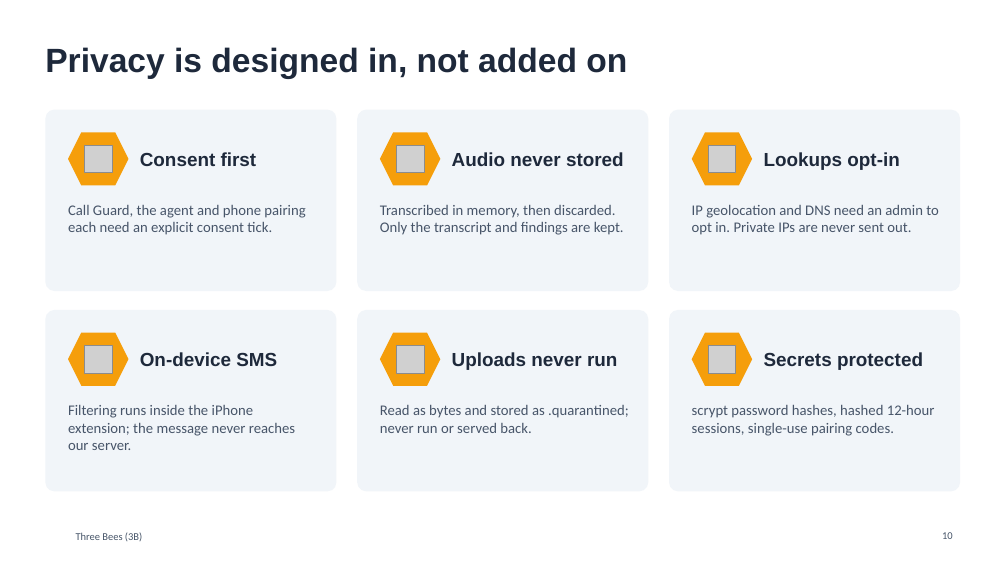
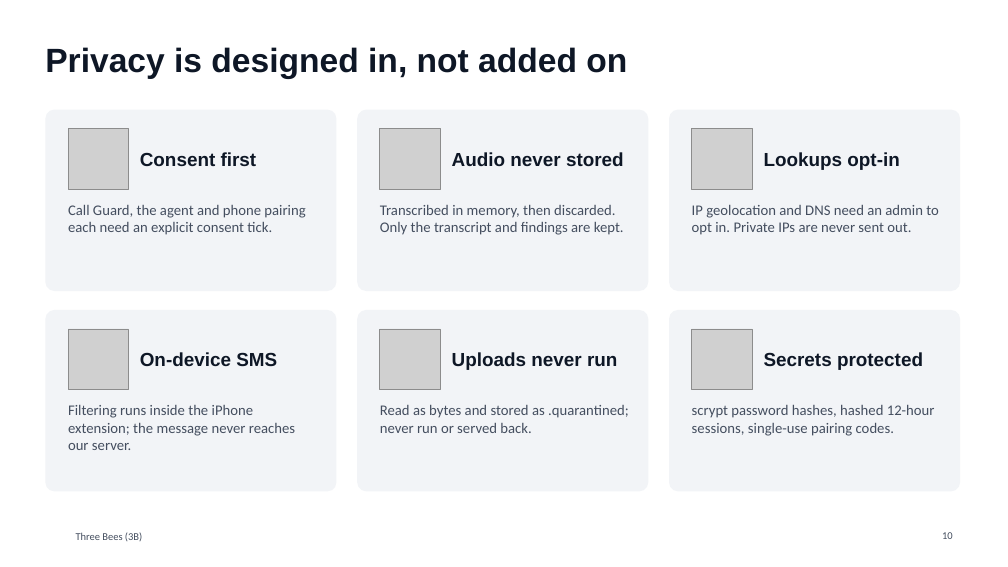
Before and after one commit to Mezx-1/three-bees, a slide deck: slide 10 of docs/presentation/ThreeBees_3B.pptx. Drawn at 1008x567 pixels with LibreOffice and Linux fonts; fonts in the diff are those of the drawing; grey boxes stand for pictures; background and template pictures are left out. Boxes give left, top, right and bottom in pixels: in the first picture for what was removed or moved away, otherwise in the second. Text is boxed around its words. In the diff, an @@ line names an element or a change of style, - is before the commit and + after.

```diff
--- a/docs/presentation/ThreeBees_3B.pptx
+++ b/docs/presentation/ThreeBees_3B.pptx
@@ hexagon removed at box(68, 132, 129, 185) @@
@@ picture added at box(68, 129, 129, 189) @@
@@ picture removed at box(85, 145, 113, 173) @@
@@ hexagon removed at box(380, 132, 441, 185) @@
@@ picture added at box(380, 129, 441, 189) @@
@@ picture removed at box(396, 145, 424, 173) @@
@@ hexagon removed at box(692, 132, 752, 185) @@
@@ picture added at box(692, 129, 752, 189) @@
@@ picture removed at box(709, 145, 737, 173) @@
@@ picture added at box(68, 329, 129, 389) @@
@@ picture added at box(380, 329, 441, 389) @@
@@ fill #F1F5F9 to #F2F4F7 in 6 elements at box(45, 110, 337, 291), box(357, 110, 648, 291), box(669, 110, 960, 291), box(45, 310, 337, 492), box(357, 310, 648, 492), box(669, 310, 960, 492) @@
@@ picture added at box(692, 329, 752, 389) @@
@@ hexagon removed at box(68, 333, 129, 386) @@
@@ picture removed at box(85, 346, 113, 374) @@
@@ hexagon removed at box(380, 333, 441, 386) @@
@@ picture removed at box(396, 346, 424, 374) @@
@@ hexagon removed at box(692, 333, 752, 386) @@
@@ picture removed at box(709, 346, 737, 374) @@
@@ text colour #1E293B to #0E1726 in 7 elements at box(45, 47, 627, 79), box(140, 152, 257, 166), box(452, 152, 624, 166), box(764, 152, 899, 170), box(140, 352, 277, 366), box(452, 352, 617, 370), box(764, 352, 923, 370) @@
```
Also in this commit, not shown: 12 other slides changed, 3 other files.
